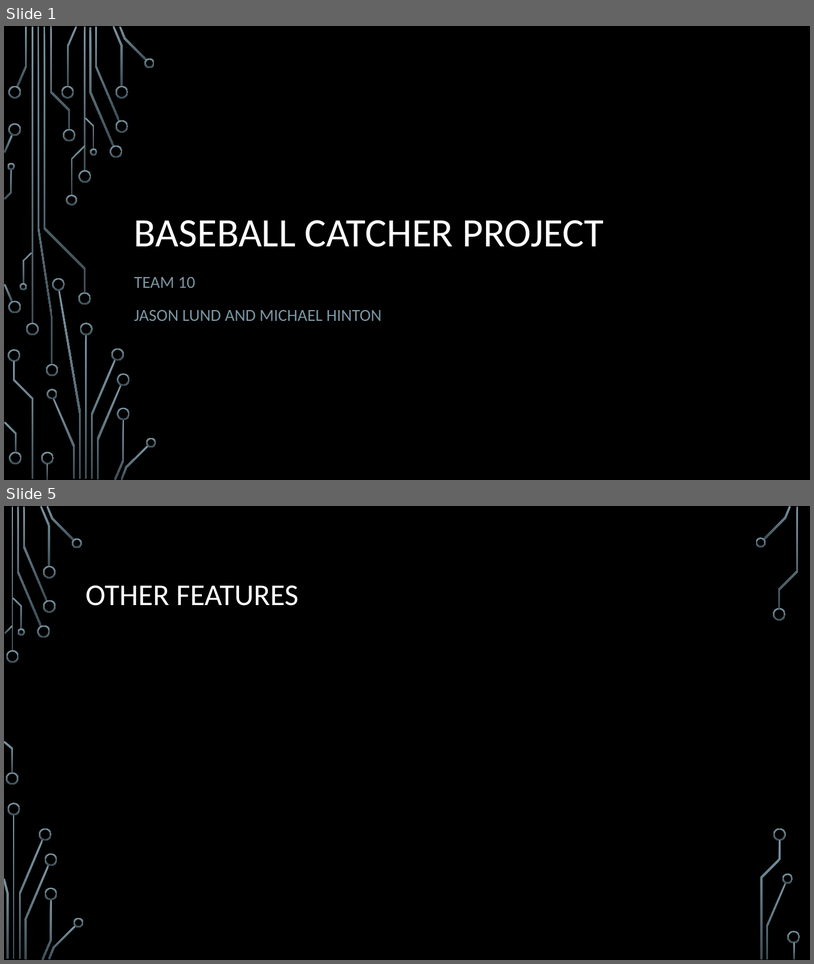
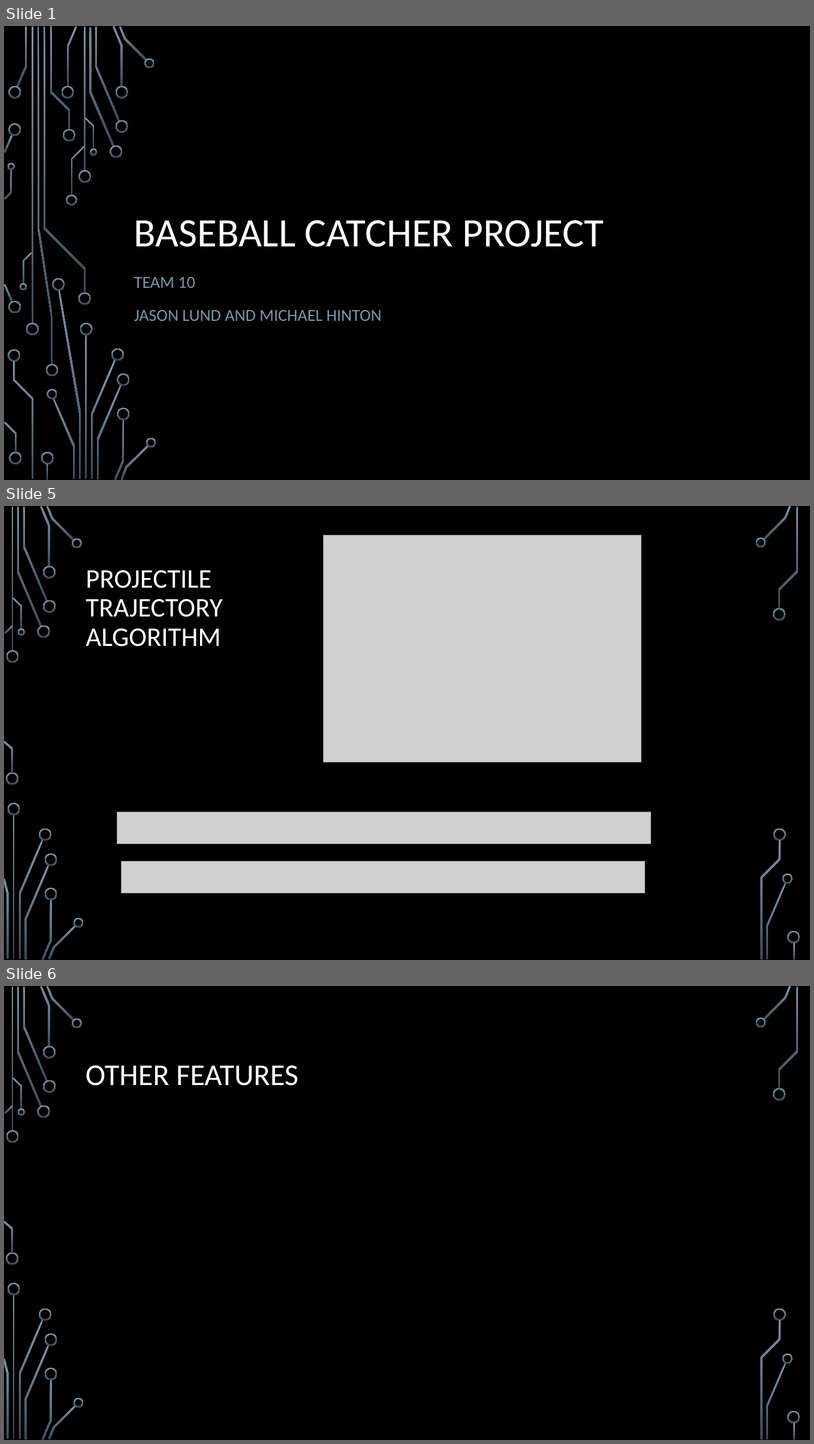
Before and after one commit to jsnlund/robotics_vision_course_projects, a slide deck: Baseball Presentation/Team 10 Baseball Catcher Presentation.pptx. Shown one above the other, each under a label of ours: slides 1 and 5 before the commit, slides 1, 5 and 6 after it; the slides between them are not shown. The pictures are 814x964 and 814x1444 pixels, drawn with LibreOffice and Linux fonts; fonts in the diff are those of the drawing; grey boxes stand for pictures; background and template pictures are left out. Boxes give left, top, right and bottom in pixels: in the first picture for what was removed or moved away, otherwise in the second. Text is boxed around its words. In the diff, an @@ line names an element or a change of style, - is before the commit and + after.

```diff
--- a/Baseball Presentation/Team 10 Baseball Catcher Presentation.pptx
+++ b/Baseball Presentation/Team 10 Baseball Catcher Presentation.pptx
@@ slide 5 added at [4,506,810,960], background picture (left out); not listed: 36 template elements that a slide beside it also shows @@
@@ picture added at [324,535,642,762] @@
@@ title added at [86,570,222,646], 32 pt, text #FFFFFF @@
+PROJECTILE TRAJECTORY ALGORITHM
@@ picture added at [117,811,651,844] @@
@@ picture added at [122,861,646,893] @@
@@ what was slide 5 is now slide 6 @@
```
Also in this commit, not shown: 3 slides changed, 12 other files.
